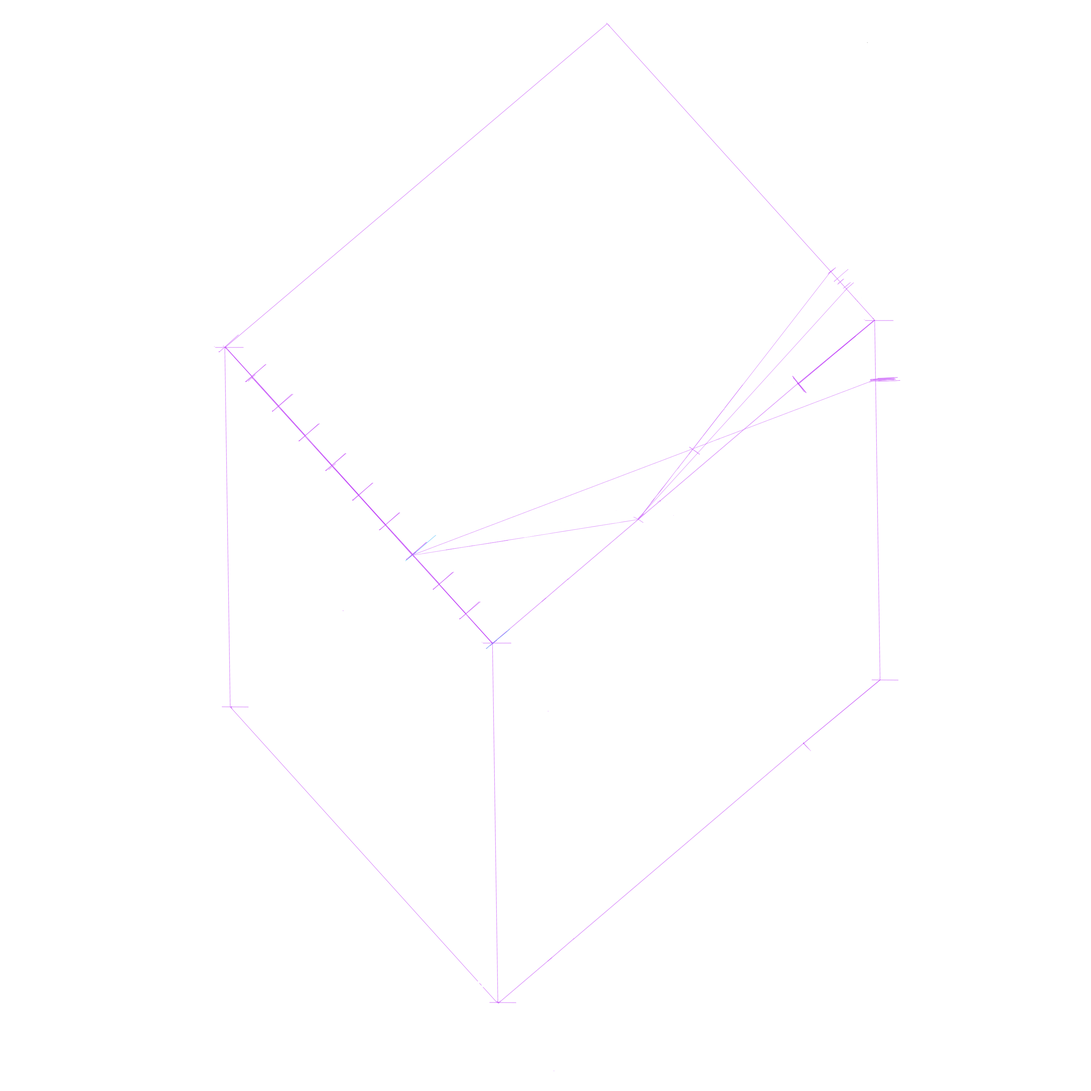
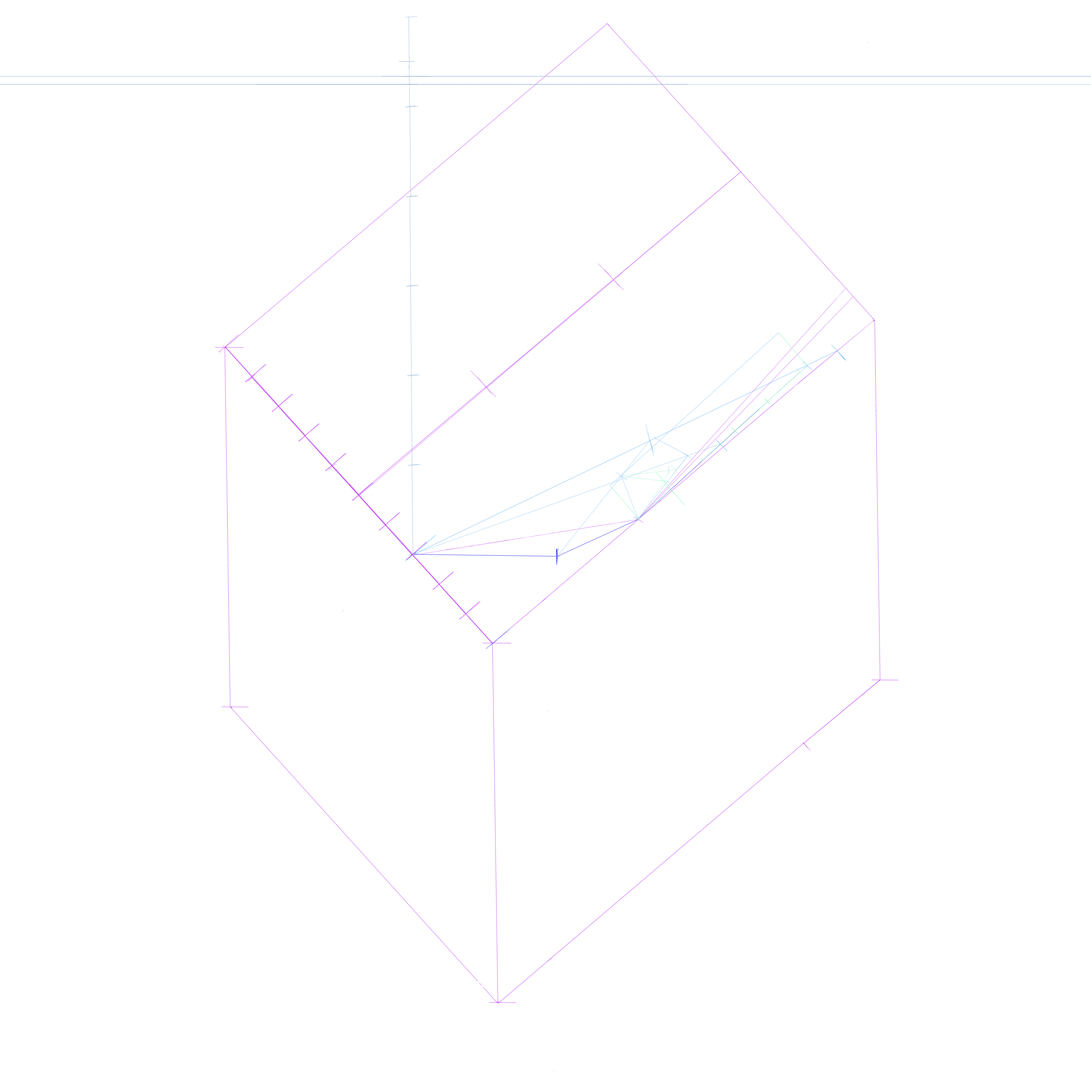
Layers edited between the first and the second 1091px x 1091px image:
added layer "Layer 60" above "Layer 61" over [610, 332, 780, 487]
added layer "Layer 58" above "Layer 56" over [765, 368, 804, 405]
added layer "Layer 56" above "Layer 65" over [700, 427, 739, 464]
added layer "Layer 55" above "Layer 54" over [620, 475, 673, 523]
added layer "Layer 51" above "Layer 50" over [555, 418, 655, 558]
added layer "Layer 50" above "Layer 57" over [412, 438, 732, 557]
added layer "Layer 57" above "Layer 47" over [733, 397, 772, 435]
added layer "Layer 47" above "Layer 46 - Smart Object Group" over [412, 344, 847, 556]
added group "Layer 46 - Smart Object Group" with 20 layers above "Thước 5 - 6" over [225, 151, 878, 639]
added layer "Layer 49" in group "Layer 46 - Smart Object Group" over [753, 361, 813, 411]
added layer "Layer 29" in group "Layer 46 - Smart Object Group" over [556, 519, 639, 566]
added layer "Layer 26" in group "Layer 46 - Smart Object Group" over [638, 405, 764, 520]
added layer "Layer 15" in group "Layer 46 - Smart Object Group" over [638, 283, 868, 521]
added layer "Layer 14" in group "Layer 46 - Smart Object Group" over [350, 151, 751, 502]
added layer "Layer 10" in group "Layer 46 - Smart Object Group" over [415, 549, 499, 639]
moved "Layer 9" into group "Layer 46 - Smart Object Group", painted on it over [637, 269, 856, 521]
moved "Layer 7" into group "Layer 46 - Smart Object Group", painted on it over [410, 264, 901, 556]
moved "Layer 2" into group "Layer 46 - Smart Object Group" over [412, 499, 662, 556]
renamed "Thước 3" to "Thước 3 - 3", moved it into group "Layer 46 - Smart Object Group" over [350, 374, 511, 639]
moved "Thước" into group "Layer 46 - Smart Object Group" over [225, 334, 508, 639]
added layer "Thước 5 - 6" above "Thước 4 -3" over [0, 16, 1091, 557]
added layer "Layer 11" above "Layer 8" over [225, 172, 741, 497]
painted on "Box" over [792, 319, 895, 394]
…and 9 more changes (9 added)
